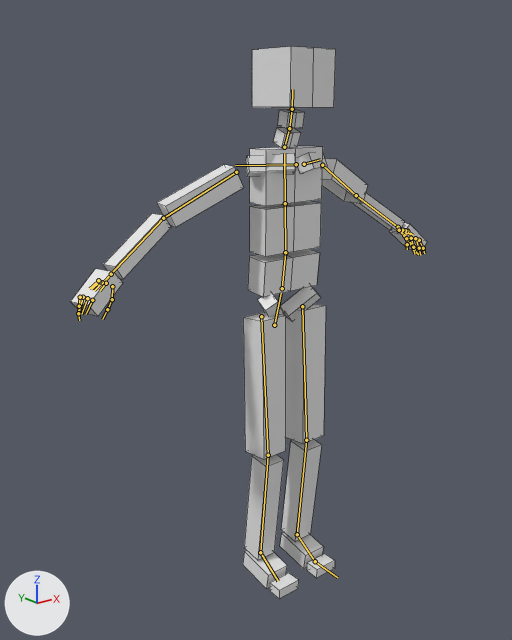
The FBX model Assets/Animations/Player/player climbing.fbx: old version first, new version second.
Rendered twice from a 50 mm lens placed at (-1.63, -1.87, 1.82), pointed at (-0.1, 0.05, 1.05). Arrows for +X, +Y and +Z are at lower left; the lights stay in place. The older version comes first. The bones that change, and the others that lie on the model, are drawn over the model as lines. Mesh edges are drawn as thin lines.
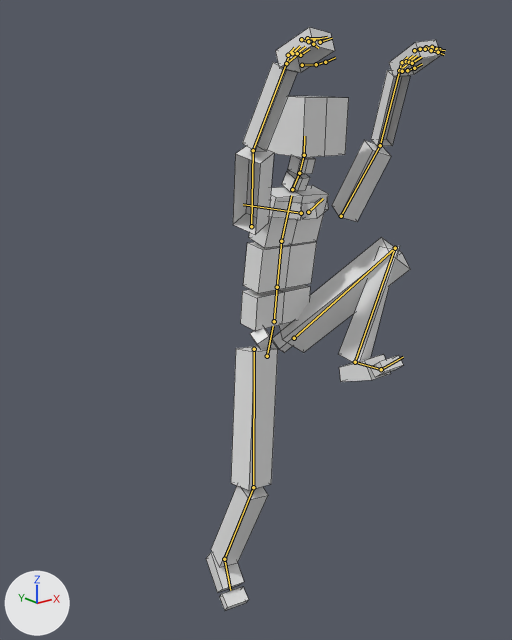
The newer file adds an action. The first version stands in its rest pose; the second is drawn at frame 17 of the action 'climb'.

Location of each change, (x1, y1, x2, y2) in pixels of the pictures (512 x 640 px):
'mesh', posed (34% narrower): before (70, 46, 427, 599); after (206, 27, 441, 610)
bone 'DEF-spine', root to tip: before (274, 325) to (281, 293); after (267, 356) to (273, 326)
bone 'DEF-spine.002', root to tip: before (285, 252) to (285, 203); after (277, 287) to (281, 241)
bone 'DEF-spine.003', root to tip: before (285, 203) to (284, 153); after (281, 241) to (291, 195)
bone 'DEF-spine.004', root to tip: before (284, 147) to (289, 128); after (292, 189) to (299, 173)
bone 'DEF-head', root to tip: before (292, 109) to (292, 89); after (304, 155) to (304, 136)
bone 'DEF-upper_arm.L', root to tip: before (322, 165) to (356, 195); after (341, 216) to (380, 145)
bone 'DEF-forearm.L', root to tip: before (356, 195) to (400, 229); after (380, 145) to (401, 65)
bone 'DEF-hand.L', root to tip: before (398, 227) to (403, 232); after (399, 70) to (408, 63)
bone 'DEF-upper_arm.R', root to tip: before (236, 172) to (163, 218); after (251, 226) to (253, 150)
bone 'DEF-forearm.R', root to tip: before (163, 218) to (107, 277); after (253, 150) to (288, 57)
bone 'DEF-hand.R', root to tip: before (111, 274) to (102, 284); after (286, 63) to (296, 55)
bone 'DEF-thigh.L', root to tip: before (302, 306) to (306, 440); after (294, 338) to (395, 248)
bone 'DEF-shin.L', root to tip: before (306, 440) to (297, 534); after (395, 248) to (355, 362)
bone 'DEF-foot.L', root to tip: before (297, 534) to (315, 561); after (355, 362) to (381, 369)
bone 'DEF-thigh.R', root to tip: before (261, 316) to (268, 455); after (254, 349) to (253, 487)
bone 'DEF-shin.R', root to tip: before (268, 455) to (260, 552); after (253, 487) to (224, 559)
bone 'DEF-foot.R', root to tip: before (260, 552) to (278, 581); after (224, 559) to (230, 590)

The edits, one by one:
Bone 'DEF-spine' (bone_def_spine) moves from (0.0, 0.0, 0.0) to (0.0, -0.142, -0.008).
Bone 'DEF-spine.002' (bone_def_spine_002) turns from (0, 0, 0) to (8, 1, -1) degrees about its own x, y and z.
Bone 'DEF-spine.003' (bone_def_spine_003) turns from (0, 0, 0) to (8, 2, -1) degrees about its own x, y and z.
Bone 'DEF-spine.004' (bone_def_spine_004) turns from (0, 0, 0) to (-9, -1, 2) degrees about its own x, y and z.
Bone 'DEF-head' (bone_def_head) turns from (0, 0, 0) to (-5, -1, 1) degrees about its own x, y and z.
Bone 'DEF-upper_arm.L' (bone_def_upper_arm_l) moves from (0.0, 0.0, 0.0) to (-0.014, 0.009, 0.081).
Bone 'DEF-upper_arm.L' (bone_def_upper_arm_l) turns from (0, 0, 0) to (-6, -12, 114) degrees about its own x, y and z.
Bone 'DEF-forearm.L' (bone_def_forearm_l) turns from (0, 0, 0) to (-82, -68, 103) degrees about its own x, y and z.
Bone 'DEF-hand.L' (bone_def_hand_l) turns from (0, 0, 0) to (-7, 17, -37) degrees about its own x, y and z.
Bone 'DEF-upper_arm.R' (bone_def_upper_arm_r) moves from (0.0, 0.0, 0.0) to (0.011, 0.01, 0.082).
Bone 'DEF-upper_arm.R' (bone_def_upper_arm_r) turns from (0, 0, 0) to (-6, 8, -101) degrees about its own x, y and z.
Bone 'DEF-forearm.R' (bone_def_forearm_r) turns from (0, 0, 0) to (-74, 68, -101) degrees about its own x, y and z.
Bone 'DEF-hand.R' (bone_def_hand_r) turns from (0, 0, 0) to (-6, -12, 38) degrees about its own x, y and z.
Bone 'DEF-thigh.L' (bone_def_thigh_l) turns from (0, 0, 0) to (-104, -50, -40) degrees about its own x, y and z.
Bone 'DEF-thigh.L' (bone_def_thigh_l) is rescaled from (1.0, 1.0, 1.0) to (1.02, 0.96, 1.02).
Bone 'DEF-shin.L' (bone_def_shin_l) turns from (0, 0, 0) to (132, -54, 15) degrees about its own x, y and z.
Bone 'DEF-shin.L' (bone_def_shin_l) is rescaled from (1.0, 1.0, 1.0) to (1.0, 0.98, 1.02).
Bone 'DEF-foot.L' (bone_def_foot_l) turns from (0, 0, 0) to (-41, 26, 3) degrees about its own x, y and z.
Bone 'DEF-foot.L' (bone_def_foot_l) is rescaled from (1.0, 1.0, 1.0) to (0.99, 0.98, 1.03).
Bone 'DEF-thigh.R' (bone_def_thigh_r) turns from (0, 0, 0) to (-3, 0, 6) degrees about its own x, y and z.
Bone 'DEF-thigh.R' (bone_def_thigh_r) is rescaled from (1.0, 1.0, 1.0) to (1.01, 0.99, 1.01).
Bone 'DEF-shin.R' (bone_def_shin_r) turns from (0, 0, 0) to (21, 8, -1) degrees about its own x, y and z.
Bone 'DEF-foot.R' (bone_def_foot_r) turns from (0, 0, 0) to (18, 3, -3) degrees about its own x, y and z.
